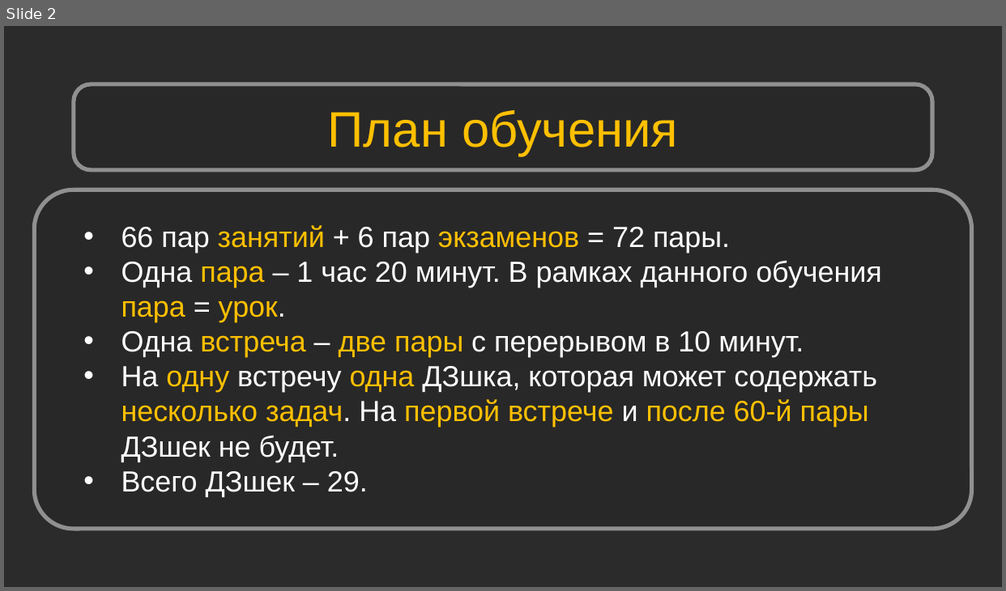
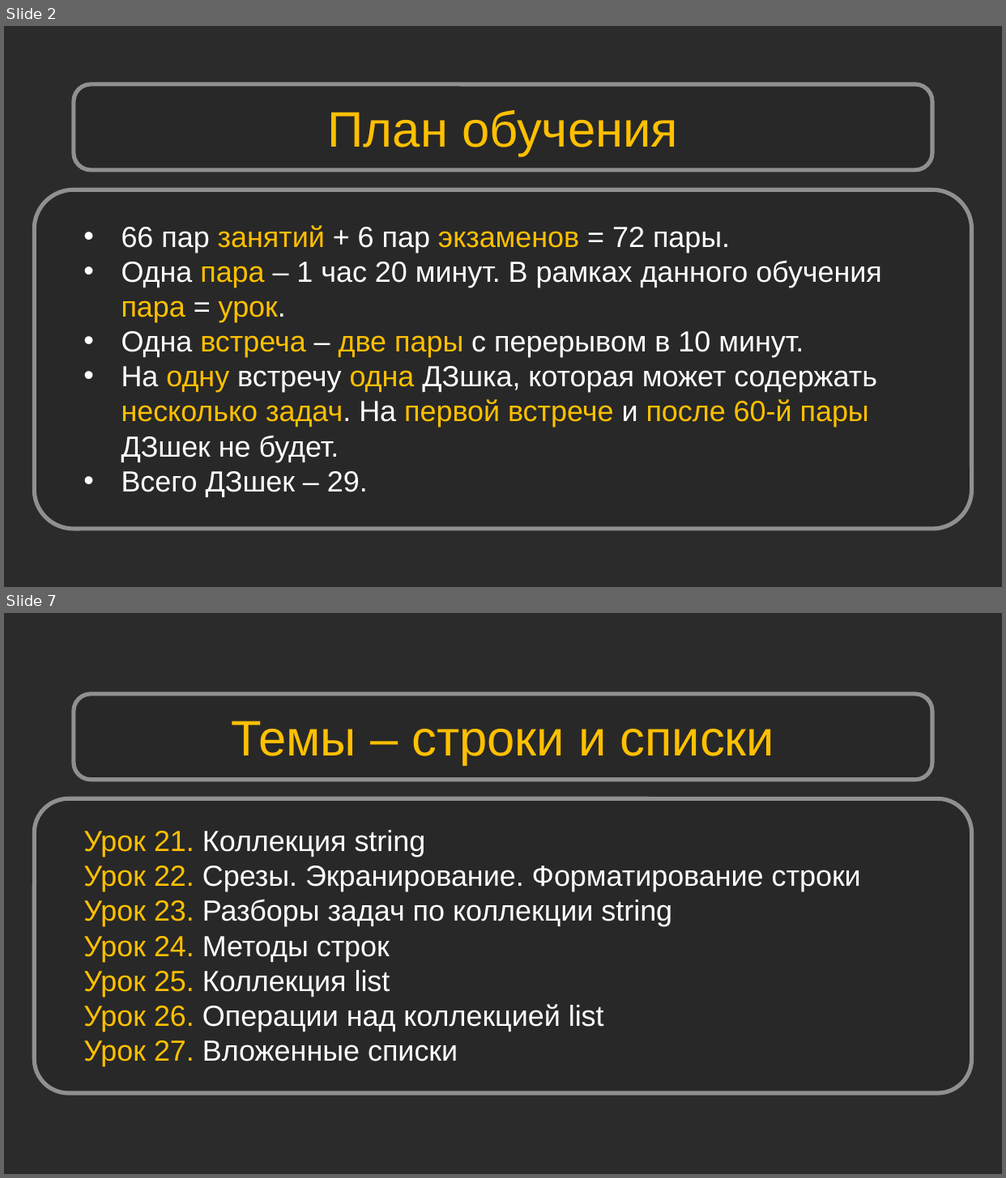
Before and after one commit to Shikonohito/Python_Bootcamp, a slide deck: Урок 01. Mystat. Microsoft Teams/Урок 1. Mystat. Microsoft Teams.pptx. Shown one above the other, each under a label of ours: slide 2 before the commit, slides 2 and 7 after it; the slides between them are not shown. The pictures are 1006x591 and 1006x1178 pixels, drawn with LibreOffice and Linux fonts; fonts in the diff are those of the drawing; background and template pictures are left out; a plain dark background stands for a picture behind light text. Boxes give left, top, right and bottom in pixels: in the first picture for what was removed or moved away, otherwise in the second. Text is boxed around its words. In the diff, an @@ line names an element or a change of style, - is before the commit and + after.

```diff
--- a/Урок 01. Mystat. Microsoft Teams/Урок 1. Mystat. Microsoft Teams.pptx
+++ b/Урок 01. Mystat. Microsoft Teams/Урок 1. Mystat. Microsoft Teams.pptx
@@ slide 7 added at [4, 613, 1002, 1174], background picture (left out) @@
@@ rounded rectangle added at [74, 694, 932, 780], fill #262626 at 50% opacity, outline #909090 4 pt @@
@@ text added at [231, 721, 775, 765], 48 pt, text #FFC000 @@
+Темы – строки и списки
@@ rounded rectangle added at [34, 798, 971, 1093], fill #262626 at 50% opacity, outline #909090 4 pt @@
@@ text added at [83, 830, 861, 1067], 28 pt, text #FFFFFF @@
+Урок 21. Коллекция string
+Урок 22. Срезы. Экранирование. Форматирование строки
+Урок 23. Разборы задач по коллекции string
+Урок 24. Методы строк
+Урок 25. Коллекция list
+Урок 26. Операции над коллекцией list
+Урок 27. Вложенные списки
```
Also in this commit, not shown: 3 slides changed, 20 other slides added, 2 slides removed, 20 other files.
